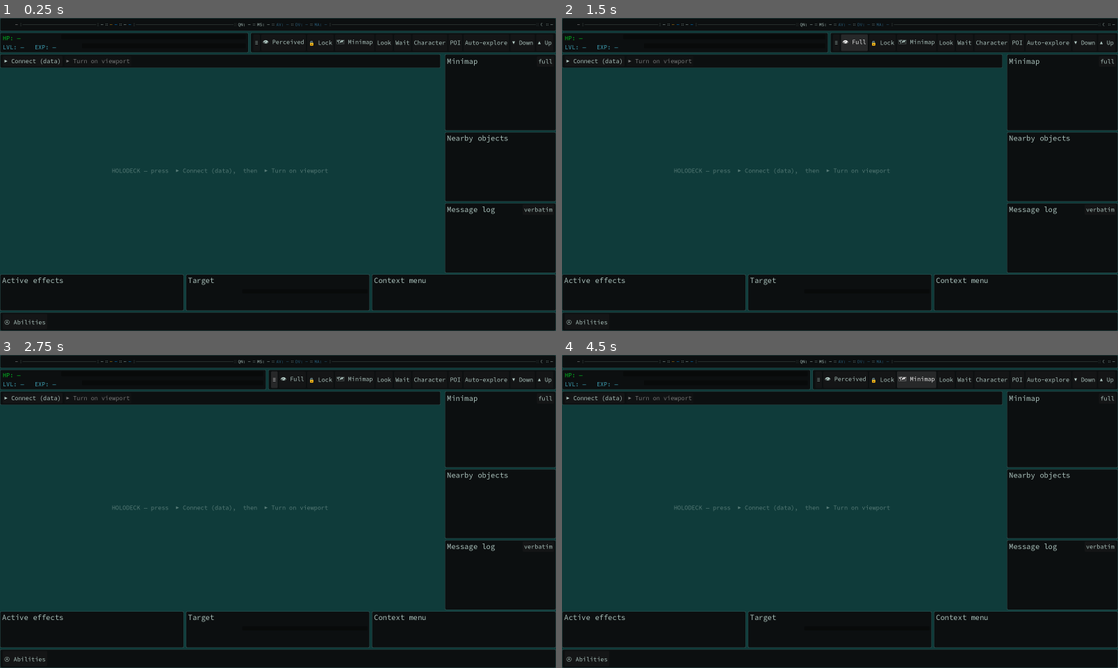
Above: before the commit, frames 1-4 (two rows, left to right).
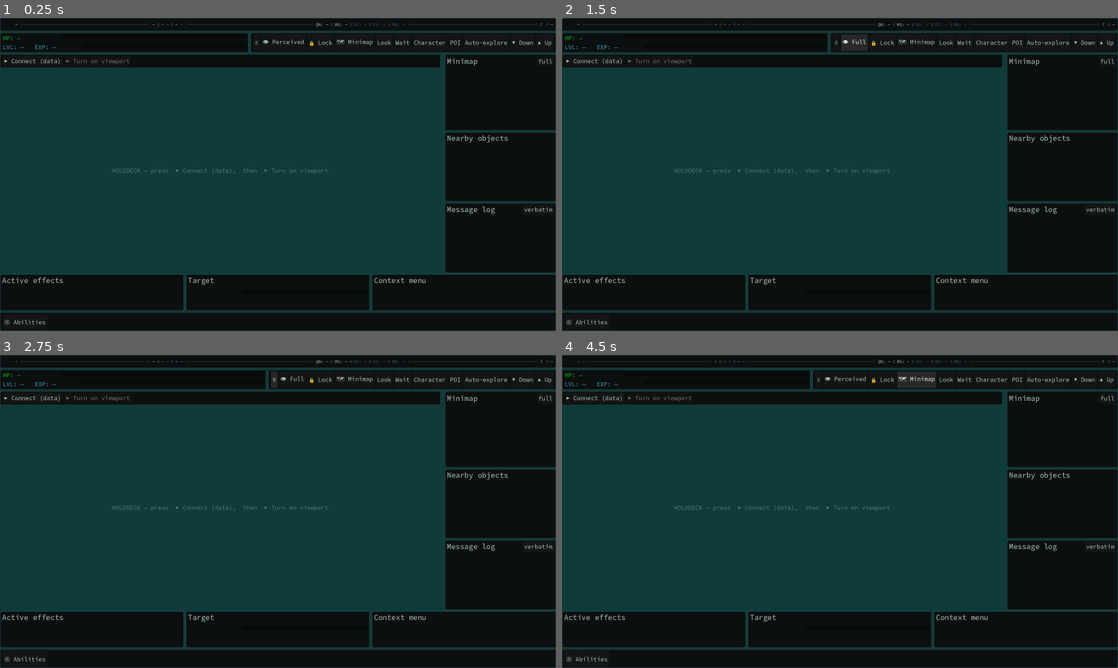
Above: after the commit, the same moments.

Repository: DazzlingDukeOfLazers/raves-of-qud
Game: Godot game, scene res://MainFrame.tscn
Same seed, same stepped clock (60 frames per second), same inputs: the game is played once before the commit and once after it. This scene is started directly instead of the project's main scene.
Inputs:
- Up to frame 1 (0.25 s): no input
- Up to frame 2 (1.5 s): click "≡" at 0.5 s; click "👁 Perceived" at 1.25 s
- Up to frame 3 (2.75 s): click "≡" at 2 s
- Up to frame 4 (4.5 s): click "👁 Full" at 2.75 s; click "🔒 Lock" at 3.5 s; click "🗺 Minimap" at 4.25 s

The runs differ from the first frame. In frame 1, 0.1% of the frame differs, in the area x 17-74%, y 1-3%; in frame 2, 0.1%; in frame 3, 0.1%; in frame 4, 0.1%.

Commit message:
Top row: switch to center-on-% layout (positions from Qud)
Replace the flex-HBox + tuned fixed-rule model with independent group placement:
the T-group and stats each CENTER on a Qud-derived % (30% / 65%), the avatar+name
and sky+zone stay edge-anchored, and the ║──║ separators are sized to the live
gap between neighbours. _relayout_topbar runs on resize and each snapshot.

Payoff: content-width changes (food status word, gold digits, zone name) grow a
group around its centre instead of shoving everything downstream — the jitter
that made the fixed-rule pass fragile. Verified: T-group centre within +3px of
Qud, stats within -18px. (Groups still render a touch narrower than Qud from
tighter within-group :: spacing — now center-safe to widen next.)

Co-Authored-By: Claude Opus 4.8 <noreply@anthropic.com>

Diff:
--- a/godot/MainFrame.gd
+++ b/godot/MainFrame.gd
@@ -60,6 +60,19 @@
 var _daynight: Label           # day/night glyph — fallback until the clock sprites are extracted
 var _clock: TextureRect        # Qud's day/night sky disc (PlayerStatusBar.QudTimeImages, by time-of-day)
 var _clock_tex: Array = []     # loaded clock_0..N textures
+# Top-row groups — a center-on-% layout (positions read off Qud): each group is placed independently in
+# _relayout_topbar so content-width changes (food status, gold digits) grow it around its centre instead
+# of shoving neighbours. Left/right clusters are edge-anchored; T-group & stats centre on their %s.
+var _topbar: Control
+var _grp_left: HBoxContainer    # avatar + name (left edge)
+var _grp_t: HBoxContainer       # T:temp :: food water :: weight $   (centre 30%)
+var _grp_stats: HBoxContainer   # QN :: MS :: AV :: DV :: MA          (centre 65%)
+var _grp_right: HBoxContainer   # sky disc :: zone (right edge)
+var _sep1: Control
+var _sep2: Control
+var _sep3: Control
+const TOPBAR_T_CENTER := 0.30    # Qud: T-group centred at 30% of the bar
+const TOPBAR_STATS_CENTER := 0.65  # Qud: stats centred at ~65%
 var _l_hp: Label
 var _bar_hp: ProgressBar
 var _l_exp: Label
@@ -343,6 +356,37 @@
 		cap.add_child(bar)
 	return cap
 
+## A free-positioned separator for the center-on-% top row: a horizontal line spanning the Control's
+## width with Qud's double vertical-bar (║) cap at each end. _place_sep sets its width to the live gap.
+func _sep_rule() -> Control:
+	var c := Control.new()
+	c.mouse_filter = Control.MOUSE_FILTER_IGNORE
+	var ch := int(round(UiFont.px(get_viewport(), "body") * 0.6))
+	c.custom_minimum_size = Vector2(24, ch)
+	var line := ColorRect.new()
+	line.color = COL_BORDER
+	line.anchor_left = 0.0; line.anchor_right = 1.0
+	line.anchor_top = 0.5; line.anchor_bottom = 0.5
+	line.offset_left = 5; line.offset_right = -5
+	line.offset_top = -1; line.offset_bottom = 1
+	line.mouse_filter = Control.MOUSE_FILTER_IGNORE
+	c.add_child(line)
+	for spec in [[0, false], [3, false], [0, true], [3, true]]:
+		var bar := ColorRect.new()
+		bar.color = COL_BORDER
+		bar.anchor_top = 0.5; bar.anchor_bottom = 0.5
+		bar.offset_top = -ch * 0.5; bar.offset_bottom = ch * 0.5
+		var off: int = spec[0]
+		if spec[1]:
+			bar.anchor_left = 1.0; bar.anchor_right = 1.0
+			bar.offset_left = -(off + 1); bar.offset_right = -off
+		else:
+			bar.anchor_left = 0.0; bar.anchor_right = 0.0
+			bar.offset_left = off; bar.offset_right = off + 1
+		bar.mouse_filter = Control.MOUSE_FILTER_IGNORE
+		c.add_child(bar)
+	return c
+
 # Colour for a food/water status word, following Qud (good = green, worsening = gold → orange → red).
 const _STATUS_GOOD := ["sated", "overfed", "full", "quenched", "tumescent", "slaked", "watered"]
 const _STATUS_WARN := ["hungry", "peckish", "thirsty"]
@@ -366,75 +410,118 @@
 
 func _row_status() -> Control:
 	var strip := _strip()
-	var h := HBoxContainer.new()
-	h.add_theme_constant_override("separation", 6)   # tight within-group spacing, like Qud
-	strip.add_child(h)
-
-	# Character icon — the player's own tile (filled in from each snapshot's `player` render). Sized
-	# ~2x body so it fills the bar like Qud's avatar.
-	_portrait = TextureRect.new()
 	var bpx := UiFont.px(get_viewport(), "body")
-	var isz := int(bpx * 1.7)                          # avatar scale, matched to Qud (was 2.0)
+	var isz := int(bpx * 1.7)                          # avatar scale, matched to Qud
+	var bar := Control.new()                            # free-positioning host; groups placed by _relayout_topbar
+	bar.custom_minimum_size = Vector2(0, isz)
+	bar.mouse_filter = Control.MOUSE_FILTER_IGNORE
+	strip.add_child(bar)
+	_topbar = bar
+
+	# ── left cluster: avatar + name (left edge) ──
+	_grp_left = _grp()
+	_portrait = TextureRect.new()                      # player tile, filled from each snapshot's `player`
 	_portrait.custom_minimum_size = Vector2(round(isz * 16.0 / 24.0), isz)
 	_portrait.texture_filter = CanvasItem.TEXTURE_FILTER_NEAREST
 	_portrait.stretch_mode = TextureRect.STRETCH_KEEP_ASPECT_CENTERED
 	_portrait.expand_mode = TextureRect.EXPAND_IGNORE_SIZE
-	# Nudge the avatar to Qud's position (Qud indents the bar's left edge slightly).
-	# Offsets are body-relative so they hold across resolutions; tuned to Qud by
-	# measuring the sprite bbox (== 34px left / 3px top at body=42, the 2x framebuffer).
 	var pm := MarginContainer.new()
 	pm.add_theme_constant_override("margin_left", int(round(bpx * 0.62)))
-	pm.add_theme_constant_override("margin_top", int(round(bpx * 0.02)))
 	pm.add_child(_portrait)
-	h.add_child(pm)
+	_grp_left.add_child(pm)
 	_l_name = _text("—", COL_NAME, "caption")
-	# Size to the name's NATURAL width, like Qud (which doesn't reserve a fixed name slot — a wide slot
-	# pushes the whole middle right). clip_text=false makes the label's min-size = its content, so it
-	# neither collapses to 0 next to the expanding rule nor over-reserves empty space after a short name.
 	_l_name.clip_text = false
-	h.add_child(_l_name)
-
-	h.add_child(_rule(0.141))                              # name → T-group: fixed gap (Qud left-packs these)
-	_l_temp = _text("—"); h.add_child(_l_temp)
-	h.add_child(_dots())
-	_l_hunger = _text("—", COL_HUNGER); h.add_child(_l_hunger)   # food status (colour set per-state)
-	_l_thirst = _text("—", COL_THIRST); h.add_child(_l_thirst)   # water status (colour set per-state)
-	h.add_child(_dots())
-	_l_weight = _text("—"); h.add_child(_l_weight)              # carry weight cur/max
-	_l_water = _text("—", COL_THIRST); h.add_child(_l_water)     # fresh water in drams (= currency)
-
-	h.add_child(_rule(0.184))                              # T-group → stats: fixed gap
-	_l_qn = _text("QN: —"); h.add_child(_l_qn)             # quickness (100 nominal)
-	h.add_child(_dots())
-	_l_ms = _text("MS: —"); h.add_child(_l_ms)             # move speed (100 nominal)
-	h.add_child(_dots())
-	_l_av = _text("AV: —", COL_STAT_TEAL); h.add_child(_l_av)   # attack value (teal, as in Qud)
-	h.add_child(_dots())
-	_l_dv = _text("DV: —", COL_STAT_TEAL); h.add_child(_l_dv)   # defense value (teal)
-	h.add_child(_dots())
-	_l_ma = _text("MA: —", COL_STAT_TEAL); h.add_child(_l_ma)   # mental armor (teal)
-
-	h.add_child(_rule())                                   # stats → sky/zone: expands (zone right-anchored)
-	_clock = TextureRect.new()                             # Qud's day/night sky disc (real sprite)
+	_grp_left.add_child(_l_name)
+	bar.add_child(_grp_left)
+
+	# ── T-group (centre 30%): T:temp :: food water :: weight $ ──
+	_grp_t = _grp()
+	_l_temp = _text("—"); _grp_t.add_child(_l_temp)
+	_grp_t.add_child(_dots())
+	_l_hunger = _text("—", COL_HUNGER); _grp_t.add_child(_l_hunger)   # food status (colour per-state)
+	_l_thirst = _text("—", COL_THIRST); _grp_t.add_child(_l_thirst)   # water status (colour per-state)
+	_grp_t.add_child(_dots())
+	_l_weight = _text("—"); _grp_t.add_child(_l_weight)               # carry weight cur/max
+	_l_water = _text("—", COL_THIRST); _grp_t.add_child(_l_water)      # fresh water in drams (= currency)
+	bar.add_child(_grp_t)
+
+	# ── stats (centre 65%): QN :: MS :: AV :: DV :: MA ──
+	_grp_stats = _grp()
+	_l_qn = _text("QN: —"); _grp_stats.add_child(_l_qn)
+	_grp_stats.add_child(_dots())
+	_l_ms = _text("MS: —"); _grp_stats.add_child(_l_ms)
+	_grp_stats.add_child(_dots())
+	_l_av = _text("AV: —", COL_STAT_TEAL); _grp_stats.add_child(_l_av)   # teal, as in Qud
+	_grp_stats.add_child(_dots())
+	_l_dv = _text("DV: —", COL_STAT_TEAL); _grp_stats.add_child(_l_dv)
+	_grp_stats.add_child(_dots())
+	_l_ma = _text("MA: —", COL_STAT_TEAL); _grp_stats.add_child(_l_ma)
+	bar.add_child(_grp_stats)
+
+	# ── right cluster: sky disc :: zone (right edge) ──
+	_grp_right = _grp()
+	_clock = TextureRect.new()                          # Qud's day/night sky disc (real sprite)
 	_clock.texture_filter = CanvasItem.TEXTURE_FILTER_NEAREST
 	_clock.stretch_mode = TextureRect.STRETCH_KEEP_ASPECT_CENTERED
 	_clock.expand_mode = TextureRect.EXPAND_IGNORE_SIZE
-	var cw := int(round(UiFont.px(get_viewport(), "body") * 1.8))   # ~40px wide, matching Qud
-	_clock.custom_minimum_size = Vector2(cw, int(round(cw * 0.5)))  # the disc sprite is 2:1 (48x24)
+	var cw := int(round(bpx * 1.8))                     # ~40px wide, matching Qud
+	_clock.custom_minimum_size = Vector2(cw, int(round(cw * 0.5)))   # the disc sprite is 2:1 (48x24)
 	_clock.size_flags_vertical = Control.SIZE_SHRINK_CENTER
 	_clock.visible = false
-	h.add_child(_clock)
-	_daynight = _text("☾")                                 # glyph fallback until the sprites land
-	h.add_child(_daynight)
-	h.add_child(_dots())                                   # :: between the sky disc and the zone name
-	_l_biome = _text("—"); h.add_child(_l_biome)           # zone / biome name (far right, like Qud)
-
-	# Qud's top bar is set noticeably smaller than body — shrink the whole strip uniformly to match
-	# (Qud fits all five stats where a body-sized strip fits ~four). One size for every glyph here.
-	var tp := int(round(UiFont.px(get_viewport(), "body") * 0.72))
-	for lbl in _labels_under(h):
+	_grp_right.add_child(_clock)
+	_daynight = _text("☾")                              # glyph fallback until the sprites land
+	_grp_right.add_child(_daynight)
+	_grp_right.add_child(_dots())                        # :: between the sky disc and the zone name
+	_l_biome = _text("—"); _grp_right.add_child(_l_biome)   # zone / biome name
+	bar.add_child(_grp_right)
+
+	# Separators fill the gaps between adjacent groups (sized to the live gap in _relayout_topbar).
+	_sep1 = _sep_rule(); bar.add_child(_sep1)
+	_sep2 = _sep_rule(); bar.add_child(_sep2)
+	_sep3 = _sep_rule(); bar.add_child(_sep3)
+
+	# Qud's top bar is smaller than body — one uniform size for every glyph.
+	var tp := int(round(bpx * 0.72))
+	for lbl in _labels_under(bar):
 		lbl.add_theme_font_size_override("font_size", tp)
+
+	bar.resized.connect(_relayout_topbar)
+	_relayout_topbar.call_deferred()
 	return strip
+
+## A within-group HBox (tight, Qud-like spacing). Sized to content; positioned by _relayout_topbar.
+func _grp() -> HBoxContainer:
+	var g := HBoxContainer.new()
+	g.add_theme_constant_override("separation", 6)
+	g.mouse_filter = Control.MOUSE_FILTER_IGNORE
+	return g
+
+## Place the four top-row groups: left/right edge-anchored, T-group & stats centred on their Qud %s;
+## then stretch each separator to the live gap between neighbours. Re-run on resize and each snapshot.
+func _relayout_topbar() -> void:
+	if _topbar == null or _grp_right == null:
+		return
+	var w := _topbar.size.x
+	var hh := _topbar.size.y
+	if w <= 1.0:
+		return
+	for g in [_grp_left, _grp_t, _grp_stats, _grp_right]:
+		g.size = g.get_combined_minimum_size()
+		g.position.y = (hh - g.size.y) * 0.5
+	_grp_left.position.x = 0.0
+	_grp_t.position.x = w * TOPBAR_T_CENTER - _grp_t.size.x * 0.5
+	_grp_stats.position.x = w * TOPBAR_STATS_CENTER - _grp_stats.size.x * 0.5
+	_grp_right.position.x = w - _grp_right.size.x
+	_place_sep(_sep1, _grp_left, _grp_t)
+	_place_sep(_sep2, _grp_t, _grp_stats)
+	_place_sep(_sep3, _grp_stats, _grp_right)
+
+func _place_sep(sep: Control, lg: Control, rg: Control) -> void:
+	var pad := 8.0
+	var x0 := lg.position.x + lg.size.x + pad
+	var x1 := rg.position.x - pad
+	sep.size = Vector2(maxf(2.0, x1 - x0), sep.get_combined_minimum_size().y)
+	sep.position = Vector2(x0, (_topbar.size.y - sep.size.y) * 0.5)
 
 # ── row 2: vitals (HP / LVL-EXP)  |  top menu ────────────────────────────────
 
@@ -809,6 +896,8 @@
 			var is_day: bool = bool(t.get("isDay", true))
 			_daynight.text = "☀" if is_day else "☾"
 			_daynight.add_theme_color_override("font_color", Color(1.0, 0.85, 0.35) if is_day else Color(0.6, 0.7, 1.0))
+	# Content widths just changed (status words, gold digits, zone name) — re-place the centred groups.
+	_relayout_topbar.call_deferred()
 	_check_mod_version(data)
 	# Every sub-view shares one entry point, so feeding them is a loop (adding a panel = build the scene
 	# + append it to _panels in _ready; no wiring change here).
